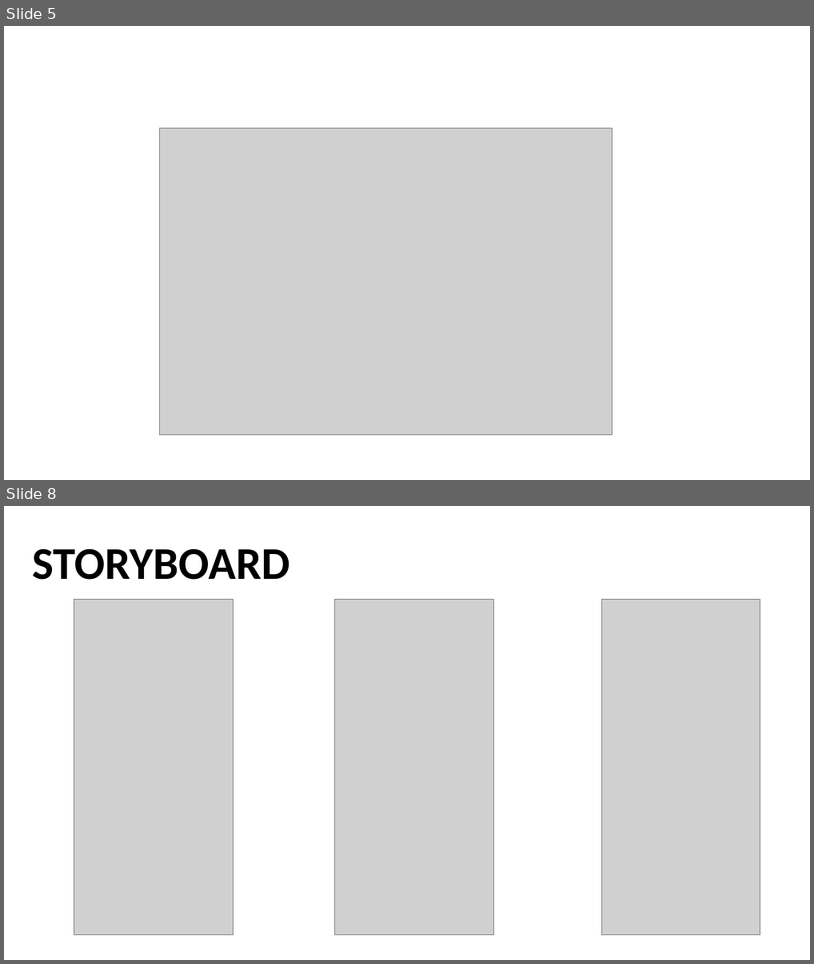
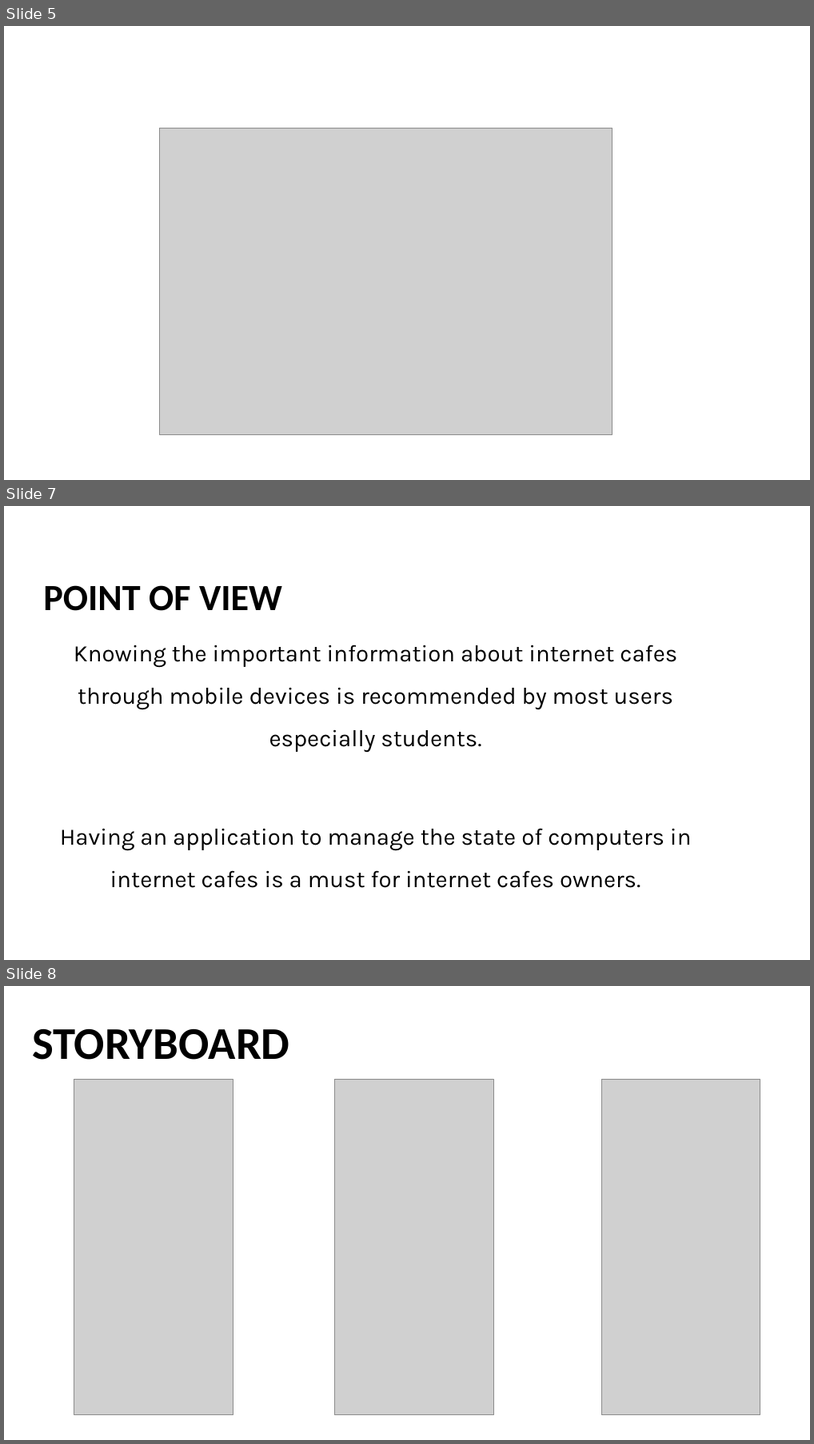
Before and after one commit to dbeler2/userdessf181-A1-dbeler2-jbermudo, a slide deck: userdes.pptx. Shown one above the other, each under a label of ours: slides 5 and 8 before the commit, slides 5, 7 and 8 after it; the slides between them are not shown. The pictures are 814x964 and 814x1444 pixels, drawn with LibreOffice and Linux fonts; fonts in the diff are those of the drawing; grey boxes stand for pictures. Boxes give left, top, right and bottom in pixels: in the first picture for what was removed or moved away, otherwise in the second. Text is boxed around its words. In the diff, an @@ line names an element or a change of style, - is before the commit and + after.

```diff
--- a/userdes.pptx
+++ b/userdes.pptx
@@ slide 7 added at (4, 506, 810, 960), background #FFFFFF @@
@@ text added at (43, 585, 282, 611), 44 pt, text #000000, bold @@
+POINT OF VIEW
@@ text added at (60, 644, 691, 888), 28 pt, text #000000 @@
+Knowing the important information about internet cafes through mobile devices is recommended by most users especially students.
+Having an application to manage the state of computers in internet cafes is a must for internet cafes owners.
```
Also in this commit, not shown: 1 slide changed, 1 slide removed.
